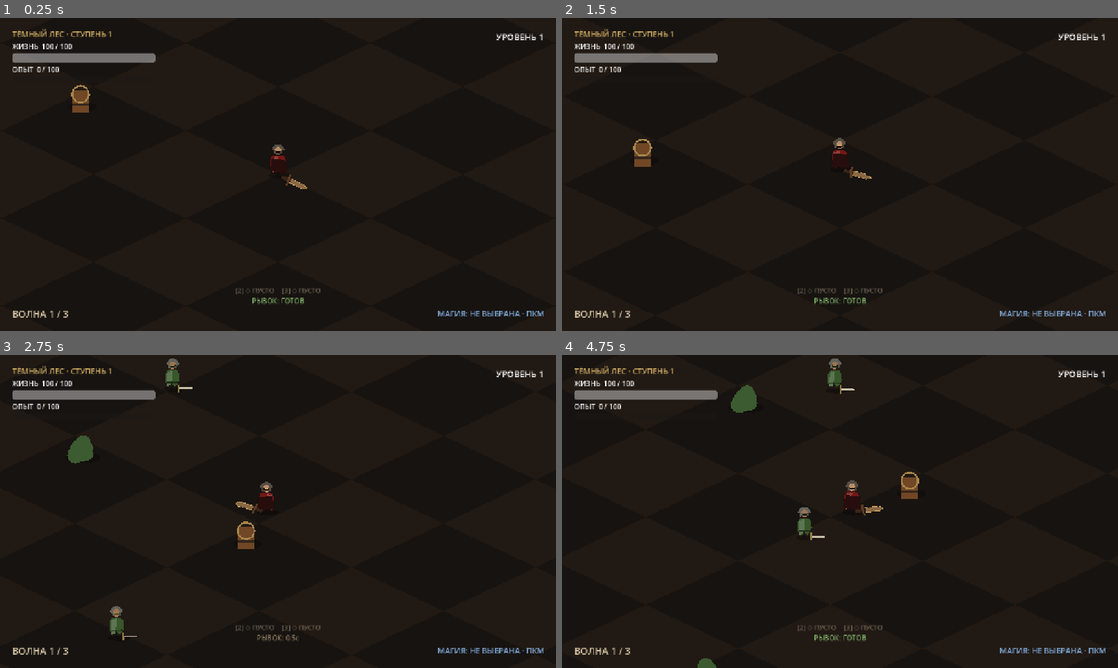
Above: before the commit, frames 1-4 (two rows, left to right).
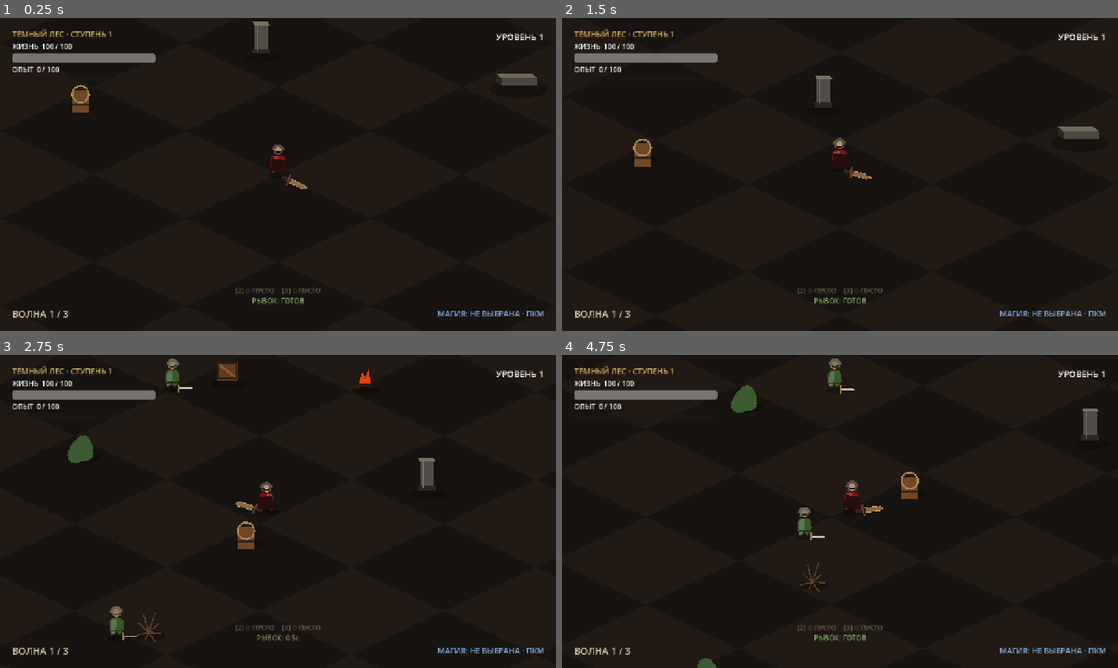
Above: after the commit, the same moments.

Repository: lollydragon666/testgame
Game: Godot game, scene res://scenes/expeditions/expedition.tscn
The game is run twice, just before and just after one commit, with the same random seed, the same clock (stepped at 60 frames per second) and the same inputs. This scene is started directly instead of the project's main scene.
Inputs (mouse positions are in pixels of both pictures, inside the frame that each line leads up to):
- Up to frame 1 (0.25 s): no input
- Up to frame 2 (1.5 s): move the mouse to (812, 237) at 0.52 s; hold W (move_up) from 0.53 s (still down); click (812, 237) at 0.6 s; move the mouse to (1006, 221) at 1.27 s; right-click (1006, 221) at 1.35 s
- Up to frame 3 (2.75 s): move the mouse to (111, 464) at 2.02 s; release W (move_up) at 2.03 s; hold A (move_left) from 2.03 s (still down); tap Space (dash) at 2.1 s
- Up to frame 4 (4.75 s): move the mouse to (867, 511) at 2.77 s; tap E (interact) at 2.85 s; move the mouse to (756, 433) at 3.52 s; release A (move_left) at 3.53 s; hold S (move_down) 3.53-4.28 s; tap 2 (quick_slot_2) at 3.6 s; move the mouse to (962, 495) at 4.27 s; hold D (move_right) from 4.28 s (still down); tap 3 (quick_slot_3) at 4.35 s

The runs differ from the first frame. In frame 1, 0.5% of the frame differs, in the area x 45-97%, y 1-22%; in frame 2, 0.5%; in frame 3, 0.6%, in the area x 24-79%, y 2-92%; in frame 4, 0.3%.

Commit message:
feat: add procedural environment props and decals

Diff:
--- /dev/null
+++ b/resources/content/props/altar.tres
@@ -0,0 +1,14 @@
+[gd_resource type="Resource" script_class="PropDefinition" load_steps=2 format=3]
+[ext_resource type="Script" path="res://scripts/content/prop_definition.gd" id="1"]
+[resource]
+script=ExtResource("1")
+id=&"altar"
+style=&"altar"
+spawn_count=4
+visual_radius=39.0
+collision_radius=35.0
+destructible=false
+base_color=Color(0.25,0.23,0.24,1)
+secondary_color=Color(0.11,0.09,0.1,1)
+accent_color=Color(0.42,0.25,0.4,1)
+visual_height=42.0
--- /dev/null
+++ b/resources/content/props/bones.tres
@@ -0,0 +1,15 @@
+[gd_resource type="Resource" script_class="PropDefinition" load_steps=2 format=3]
+[ext_resource type="Script" path="res://scripts/content/prop_definition.gd" id="1"]
+[resource]
+script=ExtResource("1")
+id=&"bones"
+style=&"bones"
+spawn_count=25
+visual_radius=28.0
+collision_radius=1.0
+destructible=false
+base_color=Color(0.67,0.62,0.5,1)
+accent_color=Color(0.82,0.77,0.64,1)
+has_collision=false
+blocks_navigation=false
+visual_height=10.0
--- /dev/null
+++ b/resources/content/props/broken_crate.tres
@@ -0,0 +1,14 @@
+[gd_resource type="Resource" script_class="PropDefinition" load_steps=2 format=3]
+[ext_resource type="Script" path="res://scripts/content/prop_definition.gd" id="1"]
+[resource]
+script=ExtResource("1")
+id=&"broken_crate"
+style=&"broken_crate"
+spawn_count=10
+visual_radius=29.0
+collision_radius=22.0
+destructible=false
+base_color=Color(0.31,0.18,0.09,1)
+secondary_color=Color(0.14,0.08,0.04,1)
+accent_color=Color(0.48,0.3,0.15,1)
+visual_height=42.0
--- /dev/null
+++ b/resources/content/props/campfire.tres
@@ -0,0 +1,15 @@
+[gd_resource type="Resource" script_class="PropDefinition" load_steps=2 format=3]
+[ext_resource type="Script" path="res://scripts/content/prop_definition.gd" id="1"]
+[resource]
+script=ExtResource("1")
+id=&"campfire"
+style=&"campfire"
+spawn_count=6
+visual_radius=24.0
+collision_radius=16.0
+destructible=false
+base_color=Color(0.88,0.25,0.07,1)
+secondary_color=Color(0.19,0.1,0.05,1)
+accent_color=Color(1,0.72,0.18,1)
+blocks_navigation=false
+visual_height=44.0
--- /dev/null
+++ b/resources/content/props/cart.tres
@@ -0,0 +1,14 @@
+[gd_resource type="Resource" script_class="PropDefinition" load_steps=2 format=3]
+[ext_resource type="Script" path="res://scripts/content/prop_definition.gd" id="1"]
+[resource]
+script=ExtResource("1")
+id=&"cart"
+style=&"cart"
+spawn_count=6
+visual_radius=52.0
+collision_radius=44.0
+destructible=false
+base_color=Color(0.35,0.2,0.1,1)
+secondary_color=Color(0.14,0.08,0.04,1)
+accent_color=Color(0.52,0.33,0.16,1)
+visual_height=48.0
--- /dev/null
+++ b/resources/content/props/column.tres
@@ -0,0 +1,15 @@
+[gd_resource type="Resource" script_class="PropDefinition" load_steps=2 format=3]
+[ext_resource type="Script" path="res://scripts/content/prop_definition.gd" id="1"]
+[resource]
+script=ExtResource("1")
+id=&"column"
+style=&"column"
+spawn_count=10
+visual_radius=30.0
+collision_radius=25.0
+destructible=false
+base_color=Color(0.36,0.34,0.3,1)
+secondary_color=Color(0.19,0.18,0.16,1)
+accent_color=Color(0.53,0.5,0.43,1)
+visual_height=112.0
+has_front_layer=true
--- /dev/null
+++ b/resources/content/props/crate.tres
@@ -0,0 +1,14 @@
+[gd_resource type="Resource" script_class="PropDefinition" load_steps=2 format=3]
+[ext_resource type="Script" path="res://scripts/content/prop_definition.gd" id="1"]
+[resource]
+script=ExtResource("1")
+id=&"crate"
+style=&"crate"
+spawn_count=18
+visual_radius=31.0
+collision_radius=28.0
+destructible=false
+base_color=Color(0.38,0.23,0.12,1)
+secondary_color=Color(0.19,0.11,0.06,1)
+accent_color=Color(0.55,0.36,0.19,1)
+visual_height=44.0
--- /dev/null
+++ b/resources/content/props/dead_tree.tres
@@ -0,0 +1,14 @@
+[gd_resource type="Resource" script_class="PropDefinition" load_steps=2 format=3]
+[ext_resource type="Script" path="res://scripts/content/prop_definition.gd" id="1"]
+[resource]
+script=ExtResource("1")
+id=&"dead_tree"
+style=&"dead_tree"
+spawn_count=14
+visual_radius=43.0
+collision_radius=36.0
+destructible=false
+base_color=Color(0.23,0.15,0.09,1)
+secondary_color=Color(0.11,0.07,0.04,1)
+visual_height=112.0
+has_front_layer=true
--- /dev/null
+++ b/resources/content/props/decal_blood.tres
@@ -0,0 +1,14 @@
+[gd_resource type="Resource" script_class="PropDefinition" load_steps=2 format=3]
+[ext_resource type="Script" path="res://scripts/content/prop_definition.gd" id="1"]
+[resource]
+script=ExtResource("1")
+id=&"decal_blood"
+style=&"decal_blood"
+spawn_count=8
+visual_radius=18.0
+collision_radius=1.0
+destructible=false
+base_color=Color(0.31,0.025,0.02,0.58)
+has_collision=false
+blocks_navigation=false
+is_decal=true
--- /dev/null
+++ b/resources/content/props/decal_bone.tres
@@ -0,0 +1,14 @@
+[gd_resource type="Resource" script_class="PropDefinition" load_steps=2 format=3]
+[ext_resource type="Script" path="res://scripts/content/prop_definition.gd" id="1"]
+[resource]
+script=ExtResource("1")
+id=&"decal_bone"
+style=&"decal_bone"
+spawn_count=10
+visual_radius=16.0
+collision_radius=1.0
+destructible=false
+base_color=Color(0.62,0.57,0.47,0.72)
+has_collision=false
+blocks_navigation=false
+is_decal=true
--- /dev/null
+++ b/resources/content/props/decal_cracks.tres
@@ -0,0 +1,14 @@
+[gd_resource type="Resource" script_class="PropDefinition" load_steps=2 format=3]
+[ext_resource type="Script" path="res://scripts/content/prop_definition.gd" id="1"]
+[resource]
+script=ExtResource("1")
+id=&"decal_cracks"
+style=&"decal_cracks"
+spawn_count=16
+visual_radius=28.0
+collision_radius=1.0
+destructible=false
+base_color=Color(0.08,0.065,0.055,0.65)
+has_collision=false
+blocks_navigation=false
+is_decal=true
--- /dev/null
+++ b/resources/content/props/decal_grass.tres
@@ -0,0 +1,14 @@
+[gd_resource type="Resource" script_class="PropDefinition" load_steps=2 format=3]
+[ext_resource type="Script" path="res://scripts/content/prop_definition.gd" id="1"]
+[resource]
+script=ExtResource("1")
+id=&"decal_grass"
+style=&"decal_grass"
+spawn_count=18
+visual_radius=24.0
+collision_radius=1.0
+destructible=false
+base_color=Color(0.16,0.25,0.12,0.75)
+has_collision=false
+blocks_navigation=false
+is_decal=true
--- /dev/null
+++ b/resources/content/props/decal_impact.tres
@@ -0,0 +1,14 @@
+[gd_resource type="Resource" script_class="PropDefinition" load_steps=2 format=3]
+[ext_resource type="Script" path="res://scripts/content/prop_definition.gd" id="1"]
+[resource]
+script=ExtResource("1")
+id=&"decal_impact"
+style=&"decal_impact"
+spawn_count=8
+visual_radius=22.0
+collision_radius=1.0
+destructible=false
+base_color=Color(0.09,0.07,0.06,0.72)
+has_collision=false
+blocks_navigation=false
+is_decal=true
--- /dev/null
+++ b/resources/content/props/decal_mud.tres
@@ -0,0 +1,14 @@
+[gd_resource type="Resource" script_class="PropDefinition" load_steps=2 format=3]
+[ext_resource type="Script" path="res://scripts/content/prop_definition.gd" id="1"]
+[resource]
+script=ExtResource("1")
+id=&"decal_mud"
+style=&"decal_mud"
+spawn_count=14
+visual_radius=22.0
+collision_radius=1.0
+destructible=false
+base_color=Color(0.13,0.085,0.055,0.5)
+has_collision=false
+blocks_navigation=false
+is_decal=true
--- /dev/null
+++ b/resources/content/props/decal_pattern.tres
@@ -0,0 +1,14 @@
+[gd_resource type="Resource" script_class="PropDefinition" load_steps=2 format=3]
+[ext_resource type="Script" path="res://scripts/content/prop_definition.gd" id="1"]
+[resource]
+script=ExtResource("1")
+id=&"decal_pattern"
+style=&"decal_pattern"
+spawn_count=5
+visual_radius=28.0
+collision_radius=1.0
+destructible=false
+base_color=Color(0.35,0.22,0.38,0.48)
+has_collision=false
+blocks_navigation=false
+is_decal=true
--- /dev/null
+++ b/resources/content/props/decal_scorch.tres
@@ -0,0 +1,14 @@
+[gd_resource type="Resource" script_class="PropDefinition" load_steps=2 format=3]
+[ext_resource type="Script" path="res://scripts/content/prop_definition.gd" id="1"]
+[resource]
+script=ExtResource("1")
+id=&"decal_scorch"
+style=&"decal_scorch"
+spawn_count=8
+visual_radius=24.0
+collision_radius=1.0
+destructible=false
+base_color=Color(0.035,0.025,0.02,0.6)
+has_collision=false
+blocks_navigation=false
+is_decal=true
--- /dev/null
+++ b/resources/content/props/decal_small_stones.tres
@@ -0,0 +1,14 @@
+[gd_resource type="Resource" script_class="PropDefinition" load_steps=2 format=3]
+[ext_resource type="Script" path="res://scripts/content/prop_definition.gd" id="1"]
+[resource]
+script=ExtResource("1")
+id=&"decal_small_stones"
+style=&"decal_small_stones"
+spawn_count=16
+visual_radius=25.0
+collision_radius=1.0
+destructible=false
+base_color=Color(0.27,0.26,0.23,0.8)
+has_collision=false
+blocks_navigation=false
+is_decal=true
--- /dev/null
+++ b/resources/content/props/dry_bush.tres
@@ -0,0 +1,13 @@
+[gd_resource type="Resource" script_class="PropDefinition" load_steps=2 format=3]
+[ext_resource type="Script" path="res://scripts/content/prop_definition.gd" id="1"]
+[resource]
+script=ExtResource("1")
+id=&"dry_bush"
+style=&"dry_bush"
+spawn_count=30
+visual_radius=27.0
+collision_radius=18.0
+destructible=false
+base_color=Color(0.35,0.25,0.14,1)
+blocks_navigation=false
+visual_height=35.0
--- /dev/null
+++ b/resources/content/props/flag.tres
@@ -0,0 +1,16 @@
+[gd_resource type="Resource" script_class="PropDefinition" load_steps=2 format=3]
+[ext_resource type="Script" path="res://scripts/content/prop_definition.gd" id="1"]
+[resource]
+script=ExtResource("1")
+id=&"flag"
+style=&"flag"
+spawn_count=8
+visual_radius=24.0
+collision_radius=12.0
+destructible=false
+base_color=Color(0.42,0.08,0.07,1)
+secondary_color=Color(0.16,0.1,0.06,1)
+accent_color=Color(0.72,0.49,0.2,1)
+blocks_navigation=false
+visual_height=98.0
+has_front_layer=true
--- /dev/null
+++ b/resources/content/props/low_wall.tres
@@ -0,0 +1,14 @@
+[gd_resource type="Resource" script_class="PropDefinition" load_steps=2 format=3]
+[ext_resource type="Script" path="res://scripts/content/prop_definition.gd" id="1"]
+[resource]
+script=ExtResource("1")
+id=&"low_wall"
+style=&"low_wall"
+spawn_count=16
+visual_radius=50.0
+collision_radius=43.0
+destructible=false
+base_color=Color(0.29,0.28,0.25,1)
+secondary_color=Color(0.16,0.15,0.13,1)
+accent_color=Color(0.43,0.41,0.35,1)
+visual_height=30.0
--- /dev/null
+++ b/resources/content/props/rock.tres
@@ -0,0 +1,14 @@
+[gd_resource type="Resource" script_class="PropDefinition" load_steps=2 format=3]
+[ext_resource type="Script" path="res://scripts/content/prop_definition.gd" id="1"]
+[resource]
+script=ExtResource("1")
+id=&"rock"
+style=&"rock"
+spawn_count=36
+visual_radius=27.0
+collision_radius=24.0
+destructible=false
+base_color=Color(0.27,0.27,0.25,1)
+secondary_color=Color(0.14,0.14,0.13,1)
+accent_color=Color(0.42,0.4,0.35,1)
+visual_height=34.0
--- /dev/null
+++ b/resources/content/props/rock_group.tres
@@ -0,0 +1,13 @@
+[gd_resource type="Resource" script_class="PropDefinition" load_steps=2 format=3]
+[ext_resource type="Script" path="res://scripts/content/prop_definition.gd" id="1"]
+[resource]
+script=ExtResource("1")
+id=&"rock_group"
+style=&"rock_group"
+spawn_count=18
+visual_radius=38.0
+collision_radius=34.0
+destructible=false
+base_color=Color(0.25,0.25,0.23,1)
+accent_color=Color(0.4,0.38,0.33,1)
+visual_height=38.0
--- /dev/null
+++ b/resources/content/props/ruined_column.tres
@@ -0,0 +1,15 @@
+[gd_resource type="Resource" script_class="PropDefinition" load_steps=2 format=3]
+[ext_resource type="Script" path="res://scripts/content/prop_definition.gd" id="1"]
+[resource]
+script=ExtResource("1")
+id=&"ruined_column"
+style=&"ruined_column"
+spawn_count=12
+visual_radius=30.0
+collision_radius=25.0
+destructible=false
+base_color=Color(0.31,0.3,0.27,1)
+secondary_color=Color(0.16,0.15,0.14,1)
+accent_color=Color(0.47,0.44,0.38,1)
+visual_height=72.0
+has_front_layer=true
--- /dev/null
+++ b/resources/content/props/sacks.tres
@@ -0,0 +1,13 @@
+[gd_resource type="Resource" script_class="PropDefinition" load_steps=2 format=3]
+[ext_resource type="Script" path="res://scripts/content/prop_definition.gd" id="1"]
+[resource]
+script=ExtResource("1")
+id=&"sacks"
+style=&"sacks"
+spawn_count=12
+visual_radius=29.0
+collision_radius=24.0
+destructible=false
+base_color=Color(0.43,0.33,0.21,1)
+secondary_color=Color(0.23,0.17,0.11,1)
+visual_height=30.0
--- /dev/null
+++ b/resources/content/props/torch.tres
@@ -0,0 +1,16 @@
+[gd_resource type="Resource" script_class="PropDefinition" load_steps=2 format=3]
+[ext_resource type="Script" path="res://scripts/content/prop_definition.gd" id="1"]
+[resource]
+script=ExtResource("1")
+id=&"torch"
+style=&"torch"
+spawn_count=10
+visual_radius=18.0
+collision_radius=10.0
+destructible=false
+base_color=Color(0.91,0.32,0.08,1)
+secondary_color=Color(0.25,0.14,0.07,1)
+accent_color=Color(1,0.78,0.25,1)
+blocks_navigation=false
+visual_height=72.0
+has_front_layer=true
--- /dev/null
+++ b/resources/content/props/wall_rubble.tres
@@ -0,0 +1,13 @@
+[gd_resource type="Resource" script_class="PropDefinition" load_steps=2 format=3]
+[ext_resource type="Script" path="res://scripts/content/prop_definition.gd" id="1"]
+[resource]
+script=ExtResource("1")
+id=&"wall_rubble"
+style=&"wall_rubble"
+spawn_count=20
+visual_radius=42.0
+collision_radius=28.0
+destructible=false
+base_color=Color(0.28,0.27,0.24,1)
+accent_color=Color(0.42,0.4,0.34,1)
+visual_height=24.0
--- a/resources/game_content.tres
+++ b/resources/game_content.tres
@@ -68,6 +68,32 @@
 [ext_resource type="Resource" path="res://resources/content/loot/armor_favored.tres" id="66"]
 [ext_resource type="Resource" path="res://resources/content/loot/jewelry_favored.tres" id="67"]
 [ext_resource type="Resource" path="res://resources/content/loot/mystic_favored.tres" id="68"]
+[ext_resource type="Resource" path="res://resources/content/props/rock.tres" id="69"]
+[ext_resource type="Resource" path="res://resources/content/props/rock_group.tres" id="70"]
+[ext_resource type="Resource" path="res://resources/content/props/dry_bush.tres" id="71"]
+[ext_resource type="Resource" path="res://resources/content/props/dead_tree.tres" id="72"]
+[ext_resource type="Resource" path="res://resources/content/props/crate.tres" id="73"]
+[ext_resource type="Resource" path="res://resources/content/props/broken_crate.tres" id="74"]
+[ext_resource type="Resource" path="res://resources/content/props/column.tres" id="75"]
+[ext_resource type="Resource" path="res://resources/content/props/ruined_column.tres" id="76"]
+[ext_resource type="Resource" path="res://resources/content/props/low_wall.tres" id="77"]
+[ext_resource type="Resource" path="res://resources/content/props/wall_rubble.tres" id="78"]
+[ext_resource type="Resource" path="res://resources/content/props/bones.tres" id="79"]
+[ext_resource type="Resource" path="res://resources/content/props/campfire.tres" id="80"]
+[ext_resource type="Resource" path="res://resources/content/props/torch.tres" id="81"]
+[ext_resource type="Resource" path="res://resources/content/props/sacks.tres" id="82"]
+[ext_resource type="Resource" path="res://resources/content/props/cart.tres" id="83"]
+[ext_resource type="Resource" path="res://resources/content/props/altar.tres" id="84"]
+[ext_resource type="Resource" path="res://resources/content/props/flag.tres" id="85"]
+[ext_resource type="Resource" path="res://resources/content/props/decal_cracks.tres" id="86"]
+[ext_resource type="Resource" path="res://resources/content/props/decal_mud.tres" id="87"]
+[ext_resource type="Resource" path="res://resources/content/props/decal_grass.tres" id="88"]
+[ext_resource type="Resource" path="res://resources/content/props/decal_small_stones.tres" id="89"]
+[ext_resource type="Resource" path="res://resources/content/props/decal_blood.tres" id="90"]
+[ext_resource type="Resource" path="res://resources/content/props/decal_impact.tres" id="91"]
+[ext_resource type="Resource" path="res://resources/content/props/decal_scorch.tres" id="92"]
+[ext_resource type="Resource" path="res://resources/content/props/decal_bone.tres" id="93"]
+[ext_resource type="Resource" path="res://resources/content/props/decal_pattern.tres" id="94"]
 
 [resource]
 script = ExtResource("1")
@@ -77,7 +103,7 @@
 weapons = Array[WeaponDefinition]([ExtResource("11")])
 upgrades = Array[UpgradeDefinition]([ExtResource("12"), ExtResource("13"), ExtResource("14"), ExtResource("15"), ExtResource("16"), ExtResource("27"), ExtResource("28"), ExtResource("29"), ExtResource("30")])
 waves = Array[WaveDefinition]([ExtResource("17"), ExtResource("18"), ExtResource("19"), ExtResource("20"), ExtResource( …(197 unchanged characters)…
-props = Array[PropDefinition]([ExtResource("24"), ExtResource("25"), ExtResource("26")])
+props = Array[PropDefinition]([ExtResource("24"), ExtResource("25"), ExtResource("26"), ExtResource("69"), ExtResource("70"), ExtResource("71"), ExtResource("72"), ExtResource("73"), ExtResource("74"), ExtResource("75"), ExtResource("76"), ExtResource("77"), ExtResource("78"), ExtResource("79"), ExtResource("80"), ExtResource("81"), ExtResource("82"), ExtResource("83"), ExtResource("84"), ExtResource("85"), ExtResource("86"), ExtResource("87"), ExtResource("88"), ExtResource("89"), ExtResource("90"), ExtResource("91"), ExtResource("92"), ExtResource("93"), ExtResource("94")])
 locations = Array[LocationDefinition]([ExtResource("31")])
 item_catalog = ExtResource("32")
 shops = Array[ShopDefinition]([ExtResource("33"), ExtResource("34"), ExtResource("35")])
--- a/scripts/world/world_prop.gd
+++ b/scripts/world/world_prop.gd
@@ -121,6 +121,91 @@
 				var angle := TAU * float(index) / 7.0 + variant
 				var offset := Vector2.from_angle(angle) * (10.0 + float(index % 2) * 7.0)
 				canvas.draw_circle(offset - Vector2(0.0, 8.0), 15.0 + float(index % 3) * 2.0, definition.base_color)
+		&"rock":
+			canvas.draw_colored_polygon(PackedVector2Array([Vector2(-25, 0), Vector2(-18, -21), Vector2(3, -31), Vector2(26, -13), Vector2(22, 3)]), definition.base_color)
+			canvas.draw_colored_polygon(PackedVector2Array([Vector2(-18, -21), Vector2(3, -31), Vector2(11, -13), Vector2(-8, -9)]), definition.accent_color)
+		&"rock_group":
+			for index in 4:
+				var offset := Vector2.from_angle(variant + float(index) * 1.7) * (12.0 + index * 3.0)
+				canvas.draw_circle(offset - Vector2(0, 8 + index * 2), 10.0 + index * 2.0, definition.base_color.lightened(index * 0.035))
+		&"dry_bush":
+			for index in 8:
+				var direction := Vector2.from_angle(-PI * 0.85 + float(index) * PI * 0.24)
+				canvas.draw_line(Vector2(0, 2), direction * (26.0 + index % 3 * 6.0) - Vector2(0, 8), definition.base_color, 3.0)
+		&"dead_tree":
+			canvas.draw_colored_polygon(PackedVector2Array([Vector2(-11, 3), Vector2(-8, -83), Vector2(2, -108), Vector2(9, -79), Vector2(12, 3)]), definition.base_color)
+			canvas.draw_line(Vector2(-3, -70), Vector2(-34, -99), definition.base_color, 8.0)
+			canvas.draw_line(Vector2(4, -58), Vector2(38, -84), definition.base_color, 7.0)
+		&"crate", &"broken_crate":
+			canvas.draw_rect(Rect2(-25, -42, 50, 43), definition.base_color)
+			canvas.draw_rect(Rect2(-21, -38, 42, 35), definition.secondary_color, false, 5.0)
+			canvas.draw_line(Vector2(-19, -35), Vector2(19, -6), definition.accent_color, 5.0)
+			if definition.resolved_style() == &"broken_crate":
+				canvas.draw_colored_polygon(PackedVector2Array([Vector2(5, -42), Vector2(25, -42), Vector2(25, -15), Vector2(14, -24)]), Color(0.08, 0.05, 0.03, 1))
+		&"column", &"ruined_column":
+			var column_height := definition.visual_height
+			canvas.draw_rect(Rect2(-15, -column_height, 30, column_height), definition.base_color)
+			canvas.draw_colored_polygon(PackedVector2Array([Vector2(-20, -column_height), Vector2(15, -column_height), Vector2(21, -column_height + 8), Vector2(-15, -column_height + 8)]), definition.accent_color)
+			canvas.draw_rect(Rect2(-21, -10, 42, 12), definition.secondary_color)
+		&"low_wall":
+			canvas.draw_colored_polygon(PackedVector2Array([Vector2(-48, -27), Vector2(34, -27), Vector2(48, -16), Vector2(-34, -16)]), definition.accent_color)
+			canvas.draw_colored_polygon(PackedVector2Array([Vector2(-34, -16), Vector2(48, -16), Vector2(48, 2), Vector2(-34, 2)]), definition.base_color)
+			canvas.draw_colored_polygon(PackedVector2Array([Vector2(-48, -27), Vector2(-34, -16), Vector2(-34, 2), Vector2(-48, -8)]), definition.secondary_color)
+		&"wall_rubble":
+			for index in 6:
+				var x := -35.0 + index * 14.0
+				canvas.draw_colored_polygon(PackedVector2Array([Vector2(x, 0), Vector2(x + 4, -12 - index % 2 * 7), Vector2(x + 15, -8), Vector2(x + 16, 1)]), definition.base_color.lightened(index * 0.02))
+		&"bones":
+			canvas.draw_line(Vector2(-24, -3), Vector2(20, -16), definition.base_color, 5.0)
+			canvas.draw_line(Vector2(-18, -18), Vector2(23, -1), definition.base_color, 5.0)
+			canvas.draw_circle(Vector2(-24, -3), 4.0, definition.accent_color)
+			canvas.draw_circle(Vector2(23, -1), 4.0, definition.accent_color)
+		&"campfire":
+			canvas.draw_line(Vector2(-18, 0), Vector2(18, -9), definition.secondary_color, 8.0)
+			canvas.draw_line(Vector2(-18, -9), Vector2(18, 0), definition.secondary_color, 8.0)
+			canvas.draw_colored_polygon(PackedVector2Array([Vector2(-12, -7), Vector2(-4, -35), Vector2(3, -20), Vector2(10, -43), Vector2(15, -7)]), definition.base_color)
+		&"torch":
+			canvas.draw_line(Vector2(0, 0), Vector2(0, -58), definition.secondary_color, 7.0)
+			canvas.draw_circle(Vector2(0, -66), 11.0, definition.base_color)
+			canvas.draw_circle(Vector2(2, -69), 5.0, definition.accent_color)
+		&"sacks":
+			canvas.draw_circle(Vector2(-12, -12), 17.0, definition.base_color)
+			canvas.draw_circle(Vector2(13, -10), 15.0, definition.base_color.darkened(0.08))
+			canvas.draw_line(Vector2(-20, -25), Vector2(-5, -25), definition.secondary_color, 4.0)
+		&"cart":
+			canvas.draw_rect(Rect2(-37, -31, 62, 30), definition.base_color)
+			canvas.draw_line(Vector2(25, -7), Vector2(67, 8), definition.secondary_color, 7.0)
+			canvas.draw_circle(Vector2(-24, 2), 15.0, definition.secondary_color)
+			canvas.draw_circle(Vector2(16, 2), 15.0, definition.secondary_color)
+		&"altar":
+			canvas.draw_colored_polygon(PackedVector2Array([Vector2(-34, 0), Vector2(-28, -28), Vector2(28, -28), Vector2(34, 0)]), definition.base_color)
+			canvas.draw_colored_polygon(PackedVector2Array([Vector2(-35, -28), Vector2(25, -38), Vector2(38, -28), Vector2(-28, -18)]), definition.accent_color)
+		&"flag":
+			canvas.draw_line(Vector2(-5, 0), Vector2(-5, -93), definition.secondary_color, 6.0)
+			canvas.draw_colored_polygon(PackedVector2Array([Vector2(-3, -90), Vector2(37, -80), Vector2(22, -60), Vector2(-3, -68)]), definition.base_color)
+		&"decal_cracks":
+			for index in 5:
+				canvas.draw_line(Vector2.ZERO, Vector2.from_angle(variant + index * 1.28) * (18 + index * 4), definition.base_color, 2.0)
+		&"decal_mud", &"decal_blood", &"decal_scorch":
+			canvas.draw_set_transform(Vector2.ZERO, variant, Vector2(1.4, 0.55))
+			canvas.draw_circle(Vector2.ZERO, visual_radius, definition.base_color)
+			canvas.draw_set_transform(Vector2.ZERO, 0.0, Vector2.ONE)
+		&"decal_grass":
+			for index in 8:
+				var x := -22.0 + index * 6.0
+				canvas.draw_line(Vector2(x, 4), Vector2(x + sin(variant + index) * 5.0, -12 - index % 3 * 4), definition.base_color, 2.0)
+		&"decal_small_stones":
+			for index in 7:
+				canvas.draw_circle(Vector2.from_angle(variant + index) * (8 + index * 3), 2.5 + index % 2, definition.base_color)
+		&"decal_impact":
+			canvas.draw_arc(Vector2.ZERO, visual_radius, 0.0, TAU, 20, definition.base_color, 3.0)
+			for index in 6:
+				canvas.draw_line(Vector2.from_angle(index) * 5.0, Vector2.from_angle(index) * visual_radius, definition.base_color, 2.0)
+		&"decal_bone":
+			canvas.draw_line(Vector2(-13, -3), Vector2(13, 3), definition.base_color, 4.0)
+		&"decal_pattern":
+			canvas.draw_arc(Vector2.ZERO, visual_radius, 0.0, TAU, 24, definition.base_color, 2.0)
+			canvas.draw_colored_polygon(PackedVector2Array([Vector2(0, -15), Vector2(13, 8), Vector2(-13, 8)]), Color(definition.base_color, 0.35))
 		_:
 			canvas.draw_circle(Vector2(0.0, -visual_radius * 0.45), visual_radius, definition.base_color)
 
Not shown: 1 places in resources/game_content.tres that only renumber resources
